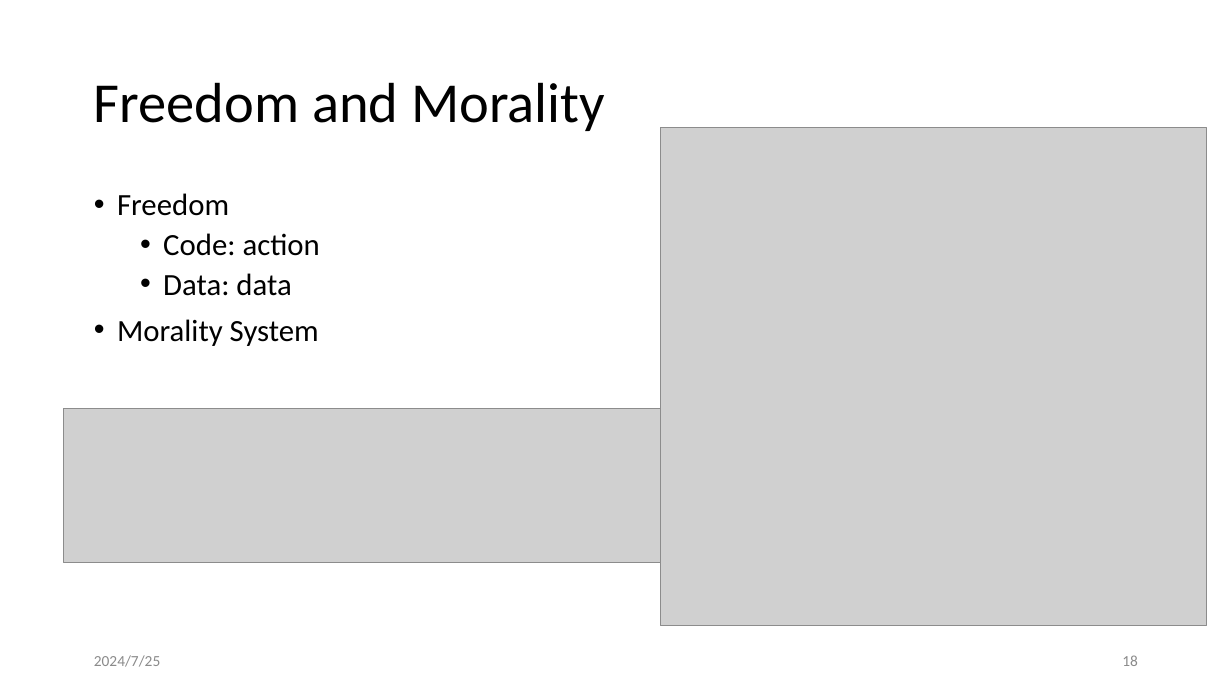
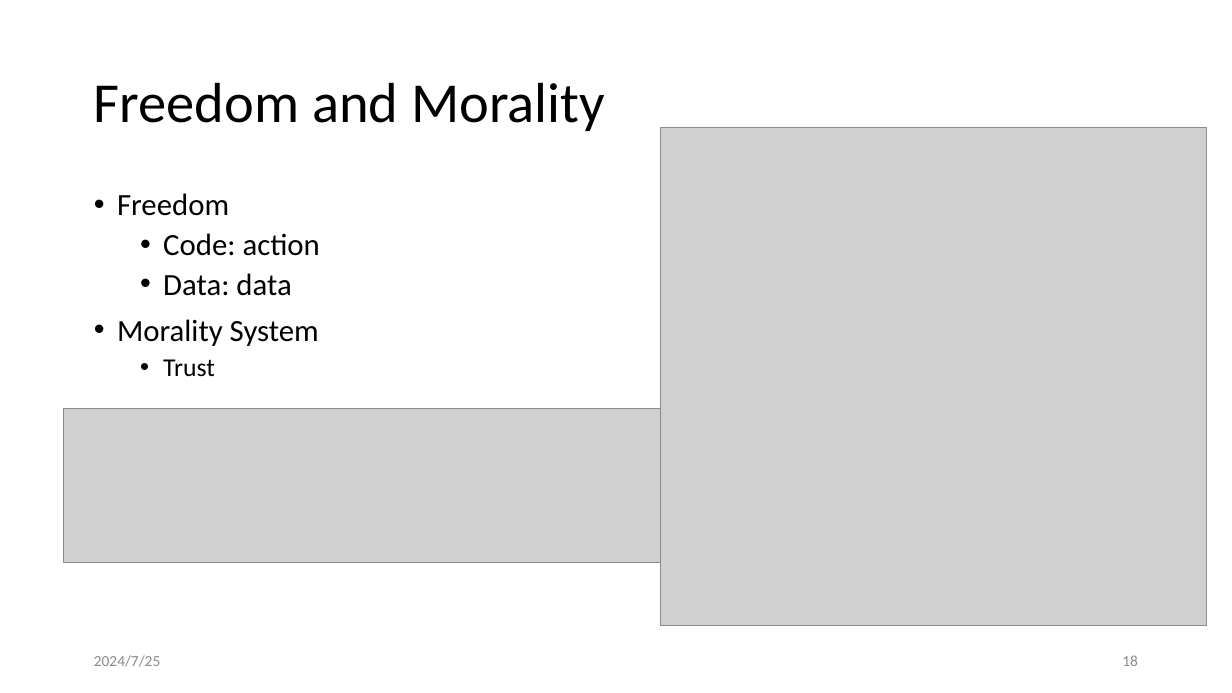
Before and after one commit to leon123858/aid-paper, a slide deck: slide 18 of docs/論文口試.pptx. Drawn at 1232x693 pixels with LibreOffice and Linux fonts; fonts in the diff are those of the drawing; grey boxes stand for pictures. Boxes give left, top, right and bottom in pixels: in the first picture for what was removed or moved away, otherwise in the second. Text is boxed around its words. In the diff, an @@ line names an element or a change of style, - is before the commit and + after.

```diff
--- a/docs/論文口試.pptx
+++ b/docs/論文口試.pptx
@@ text at (x1=163, y1=359, x2=215, y2=377): paragraph added @@
+  • Trust
```
Also in this commit, not shown: 17 other slides changed, 11 slides added, 2 other files.
